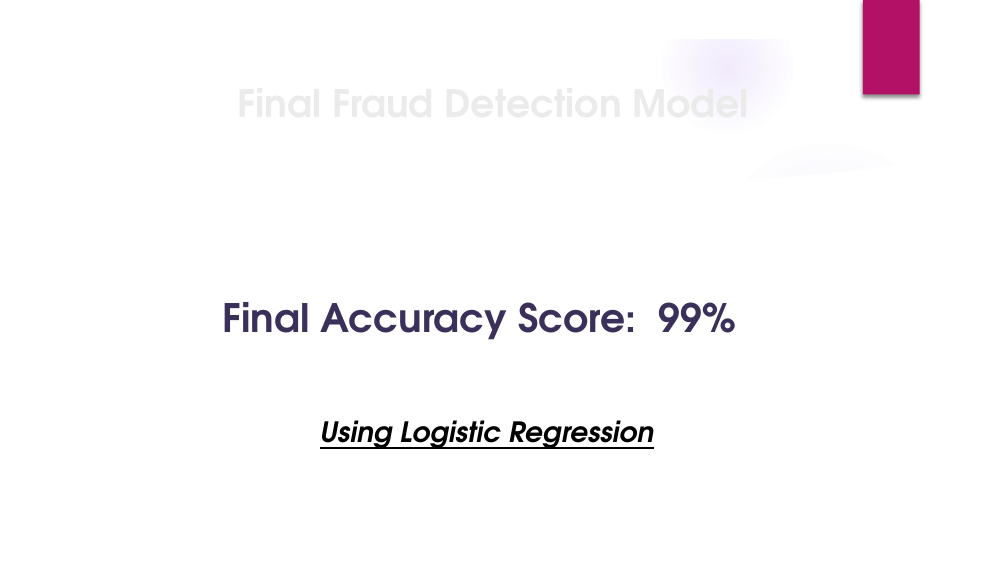
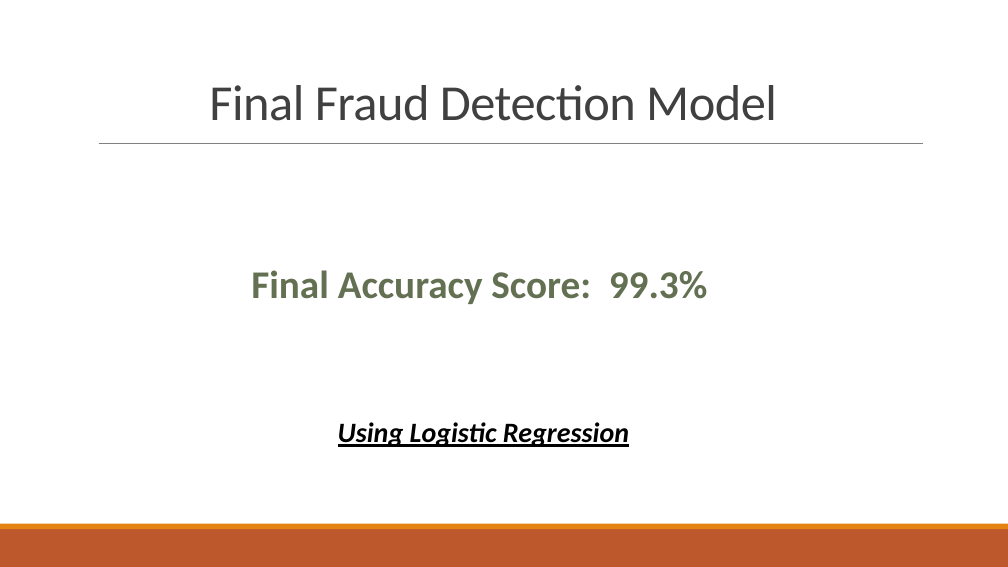
Before and after one commit to AliRampur/FlatIron-Capstone, a slide deck: slide 8 of presentation.pptx (slide 7 before the commit). Drawn at 1008x567 pixels with LibreOffice and Linux fonts; fonts in the diff are those of the drawing; background and template pictures are left out. Boxes give left, top, right and bottom in pixels: in the first picture for what was removed or moved away, otherwise in the second. Text is boxed around its words. In the diff, an @@ line names an element or a change of style, - is before the commit and + after.

```diff
--- a/presentation.pptx
+++ b/presentation.pptx
@@ group removed at (x1=0, y1=0, x2=1008, y2=567): 4 ellipses, 3 freeform shapes @@
@@ rectangle removed at (x1=863, y1=0, x2=919, y2=95) @@
@@ title "Final Fraud Detection Model" at (x1=209, y1=85, x2=777, y2=121): size 27 to 36 pt, font TeX Gyre Adventor to Calibri, text colour #EBEBEB to #404040, letter spacing 0 to -0.4 pt, bold off; line spacing 1 to 0.85 @@
@@ line added from (99, 144) to (922, 144), #808080 0.5 pt @@
@@ text at (x1=251, y1=270, x2=708, y2=304): text changed; font TeX Gyre Adventor to Calibri; text colour #3B3059 to #637052 @@
-Final Accuracy Score: 99%
+Final Accuracy Score: 99.3%
@@ text "Using Logistic Regression" moved from (x1=320, y1=420, x2=654, y2=449) to (x1=338, y1=422, x2=629, y2=447) @@
@@ text "Using Logistic Regression" at (x1=338, y1=422, x2=629, y2=447): font TeX Gyre Adventor to Calibri @@
@@ rectangle added at (x1=0, y1=529, x2=1008, y2=567), fill #BD582C @@
@@ rectangle added at (x1=0, y1=524, x2=1008, y2=529), fill #E48312 @@
```
Also in this commit, not shown: 7 other slides changed, 4 slides added, 3 slides removed, 6 other files.
